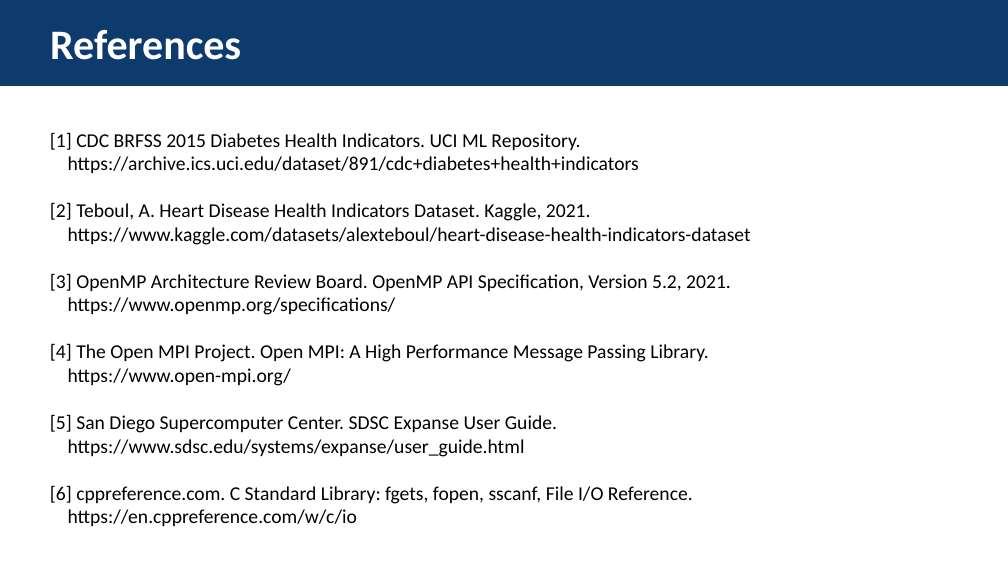
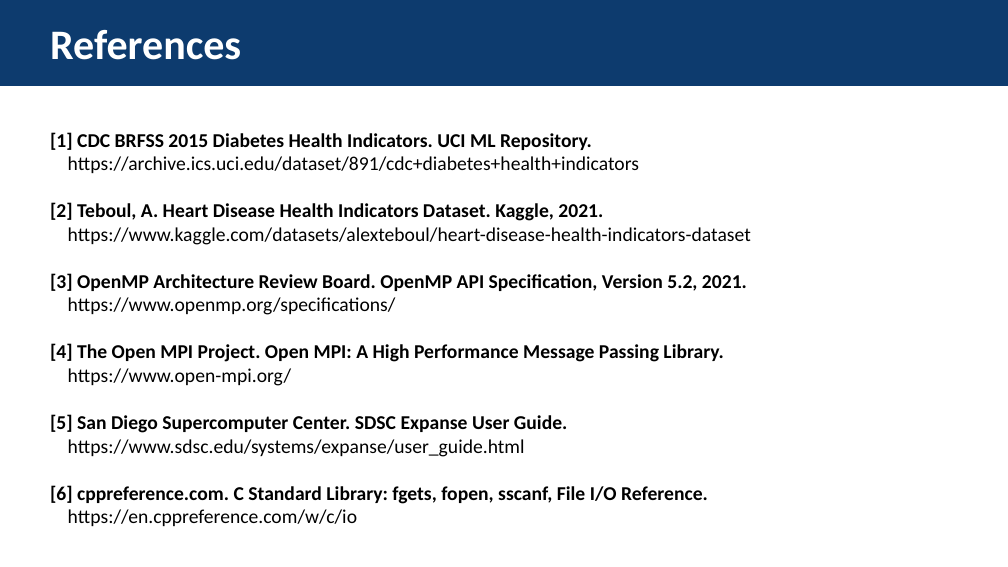
Before and after one commit to jhffmn82/IT388_parallel_processing_bayesian_classifier, a slide deck: slide 23 of IT388_ParallelNaiveBayes_Final.pptx. Drawn at 1008x567 pixels with LibreOffice and Linux fonts; fonts in the diff are those of the drawing. Boxes give left, top, right and bottom in pixels: in the first picture for what was removed or moved away, otherwise in the second. Text is boxed around its words. In the diff, an @@ line names an element or a change of style, - is before the commit and + after.

```diff
--- a/IT388_ParallelNaiveBayes_Final.pptx
+++ b/IT388_ParallelNaiveBayes_Final.pptx
@@ text at [50,132,747,504]: bold on in "[1] CDC BRFSS 2015 Diabetes Health Indicators. ...", "[2] Teboul, A. Heart Disease Health Indicators ...", "[3] OpenMP Architecture Review Board. OpenMP API ...", "[4] The Open MPI Project. Open MPI: ..." and 2 more places @@
```
Also in this commit, not shown: 5 other slides changed.
